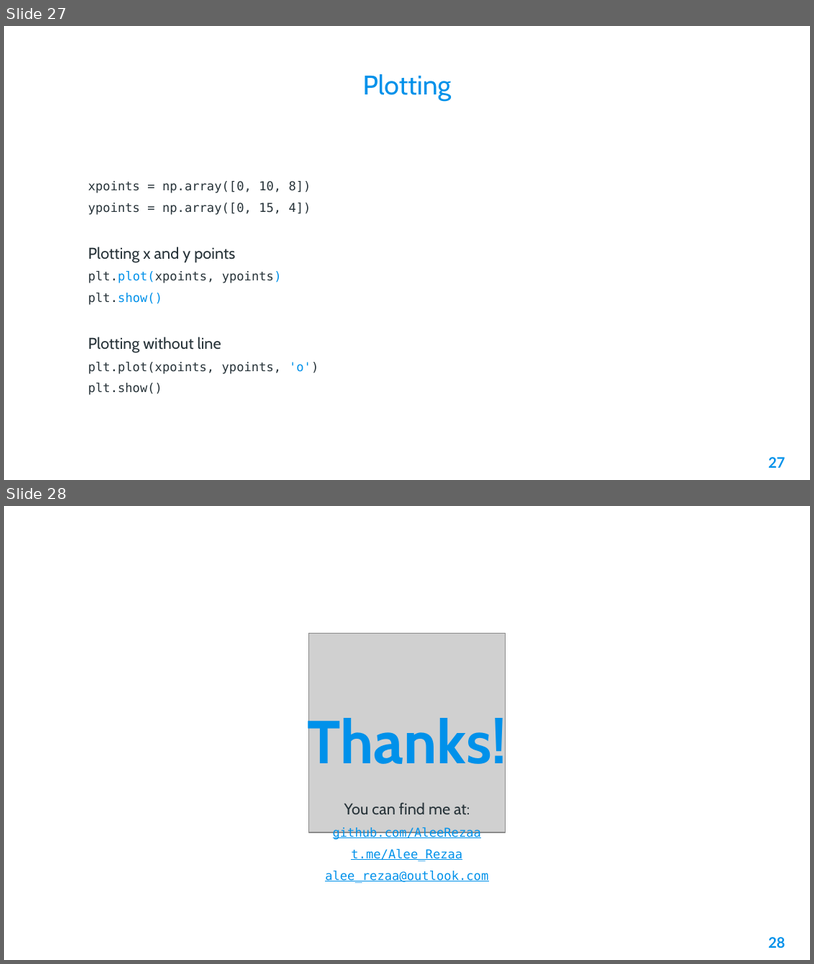
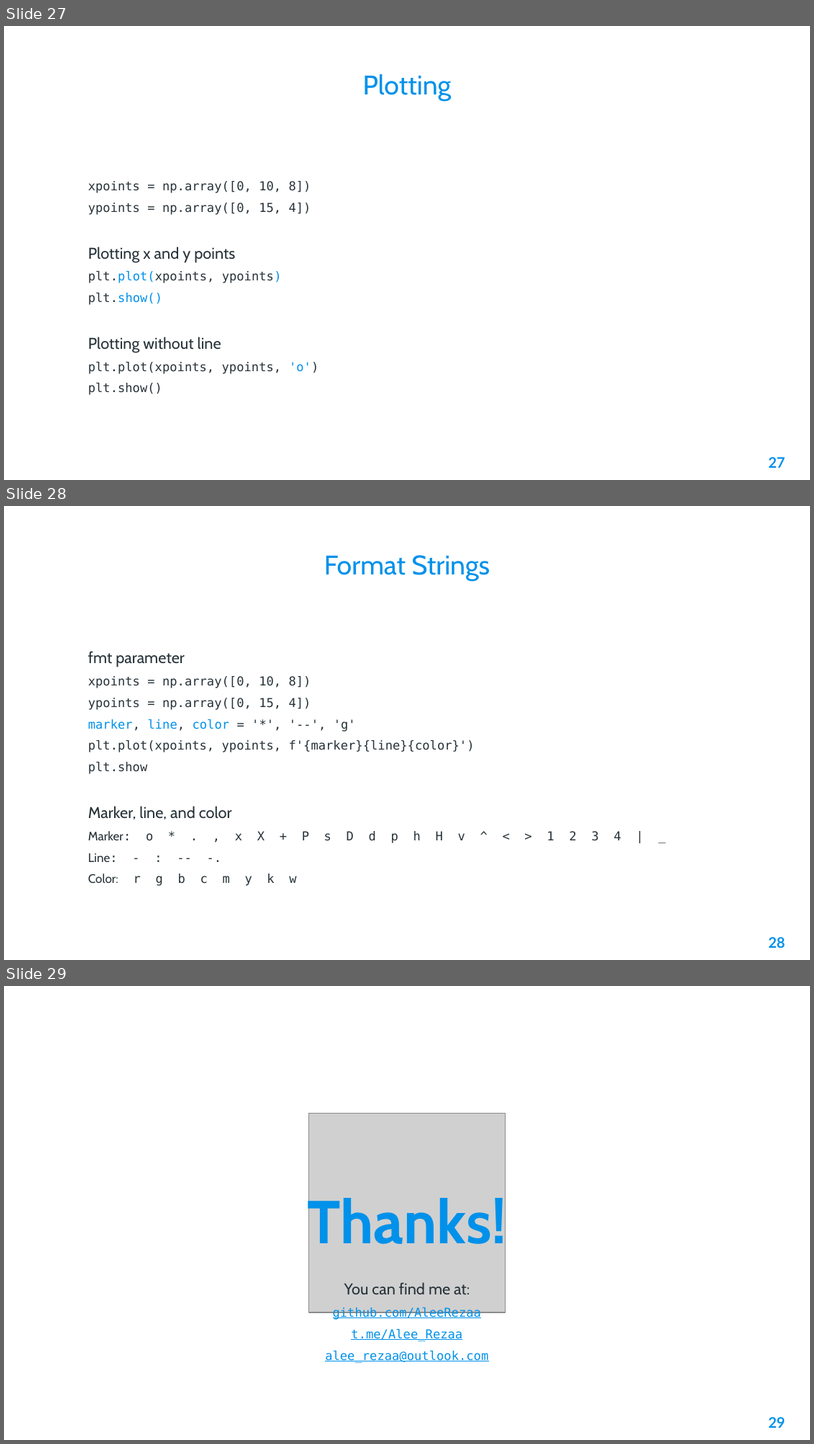
Before and after one commit to AleeRezaa/learn-python, a slide deck: Powerpoint/2 Data Science.pptx. Shown one above the other, each under a label of ours: slides 27 and 28 before the commit, slides 27, 28 and 29 after it. The pictures are 814x964 and 814x1444 pixels, drawn with LibreOffice and Linux fonts; fonts in the diff are those of the drawing; grey boxes stand for pictures; background and template pictures are left out. Boxes give left, top, right and bottom in pixels: in the first picture for what was removed or moved away, otherwise in the second. Text is boxed around its words. In the diff, an @@ line names an element or a change of style, - is before the commit and + after.

```diff
--- a/Powerpoint/2 Data Science.pptx
+++ b/Powerpoint/2 Data Science.pptx
@@ slide 28 added at box(4, 506, 810, 960), background picture (left out) @@
@@ title added at box(324, 555, 491, 581), 24 pt, text #0091EA @@
+Format Strings
@@ text added at box(88, 651, 621, 883), 11 pt, text #263238 @@
+fmt parameter
+xpoints = np.array([0, 10, 8])
+ypoints = np.array([0, 15, 4])
+marker, line, color = '*', '--', 'g'
+plt.plot(xpoints, ypoints, f'{marker}{line}{color}')
+plt.show
+Marker, line, and color
+Marker: o * . , x X + P s D d p h H v ^ < > 1 2 3 4 | _
+Line: - : -- -.
+Color: r g b c m y k w
@@ page number added at box(769, 937, 785, 947), 13 pt, text #0091EA, bold @@
+28
@@ what was slide 28 is now slide 29 @@
@@ page number at box(769, 1417, 785, 1427): text changed @@
-28
+29
```
Also in this commit, not shown: 1 other file.
